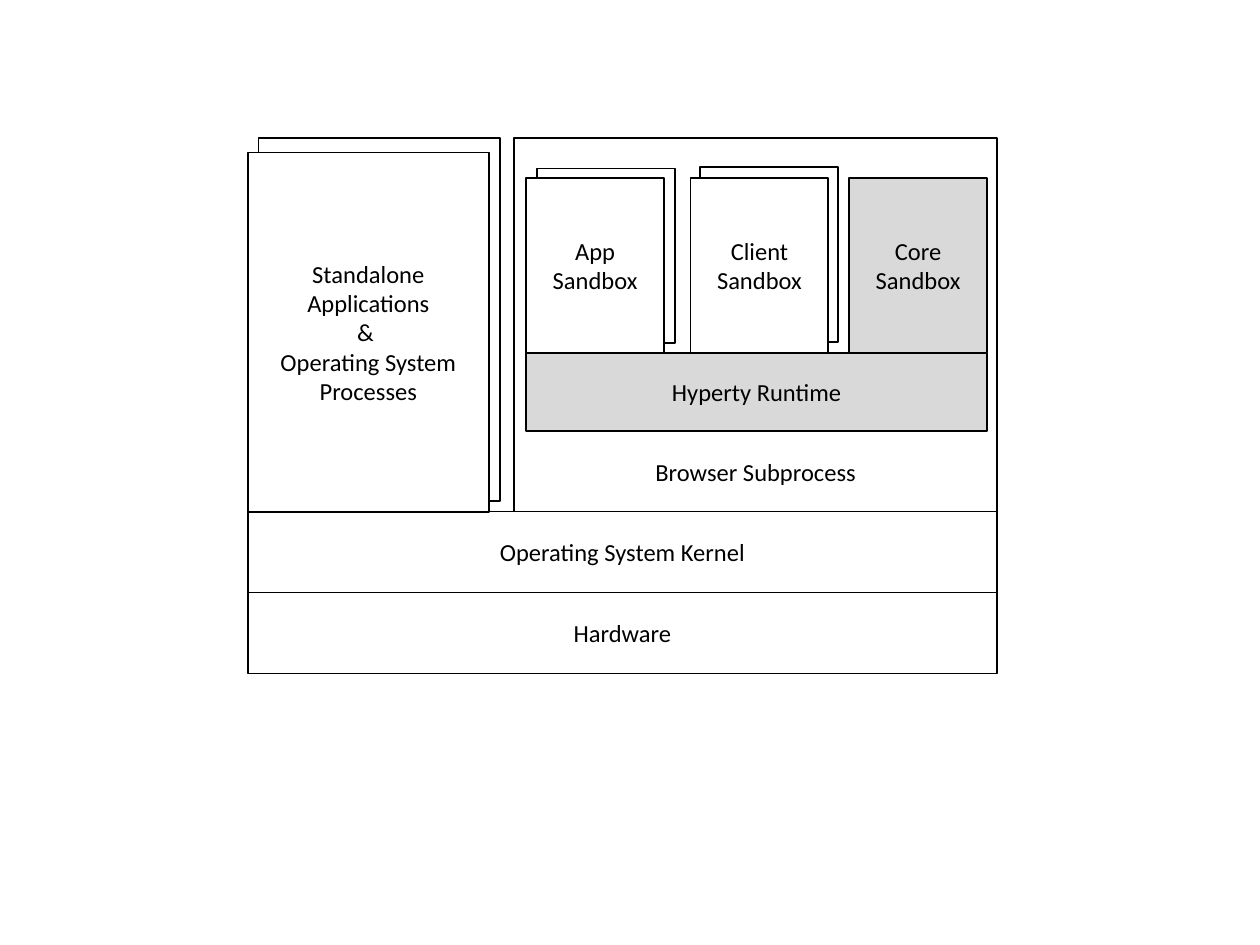
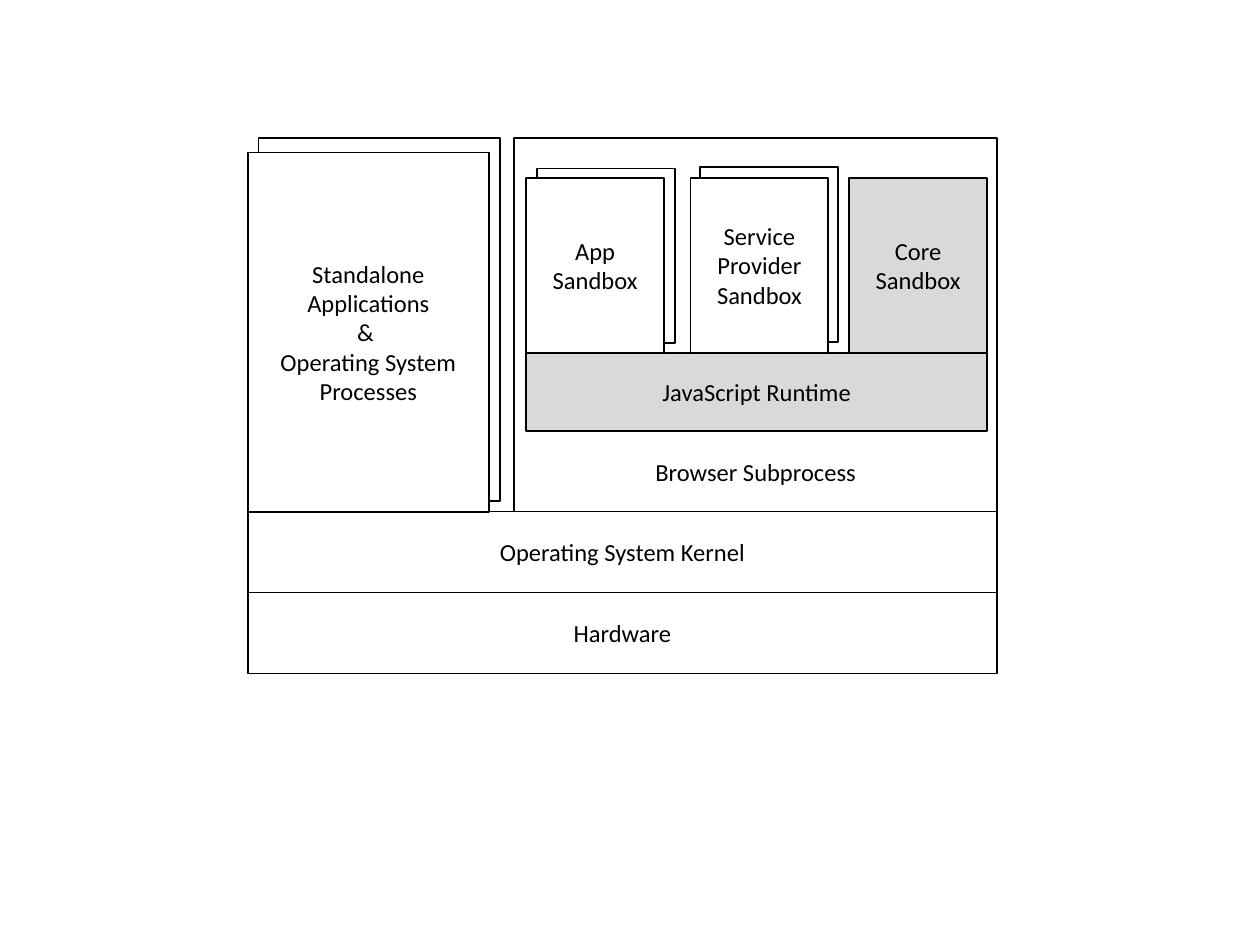
Before and after one commit to reTHINK-project/core-framework, a slide deck: slide 7 of docs/specs/runtime/securityanalysis_figs.pptx. Drawn at 1260x945 pixels with LibreOffice and Linux fonts; fonts in the diff are those of the drawing. Boxes give left, top, right and bottom in pixels: in the first picture for what was removed or moved away, otherwise in the second. Text is boxed around its words. In the diff, an @@ line names an element or a change of style, - is before the commit and + after.

```diff
--- a/docs/specs/runtime/securityanalysis_figs.pptx
+++ b/docs/specs/runtime/securityanalysis_figs.pptx
@@ text in rectangle at (717,228,802,304): text changed @@
-Client Sandbox
+Service Provider Sandbox
@@ text in rectangle at (662,384,850,405): text changed @@
-Hyperty Runtime
+JavaScript Runtime
```
Also in this commit, not shown: 5 other slides changed, 2 other files.
